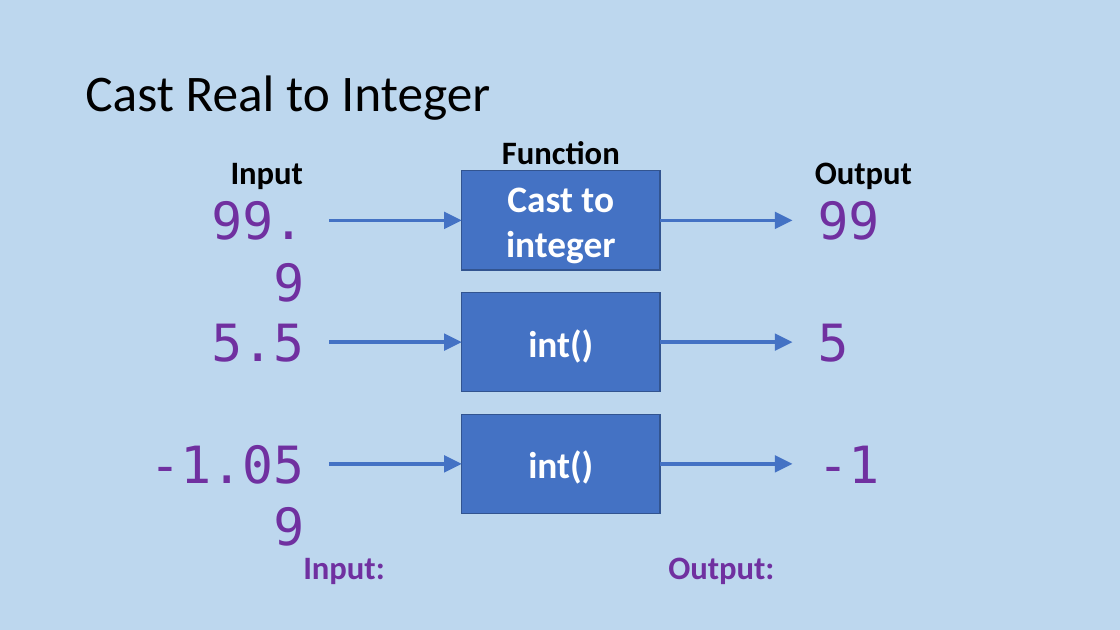
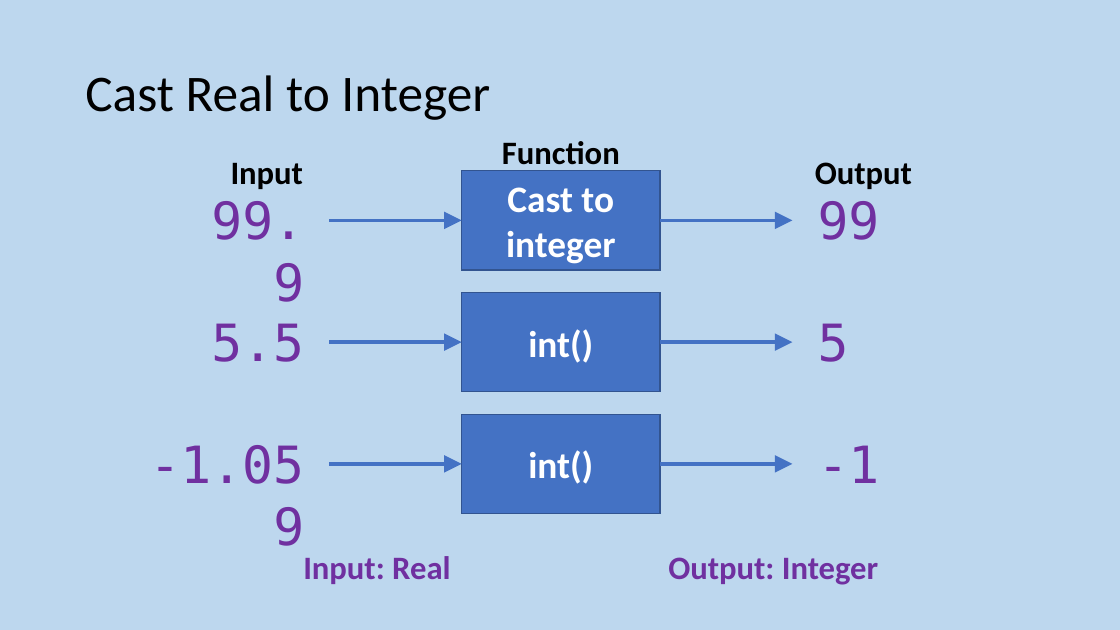
Before and after one commit to MrFriendCS/MrFriendCS.github.io, a slide deck: slide 42 of h-cs/sdd/H CS SDD Slides.pptx. Drawn at 1120x630 pixels with LibreOffice and Linux fonts; fonts in the diff are those of the drawing. Boxes give left, top, right and bottom in pixels: in the first picture for what was removed or moved away, otherwise in the second. Text is boxed around its words. In the diff, an @@ line names an element or a change of style, - is before the commit and + after.

```diff
--- a/h-cs/sdd/H CS SDD Slides.pptx
+++ b/h-cs/sdd/H CS SDD Slides.pptx
@@ text at <box>303,556,450,584</box>: text changed @@
-Input:
+Input: Real
@@ text at <box>668,557,878,585</box>: text changed @@
-Output:
+Output: Integer
```
Also in this commit, not shown: 1 other file.
